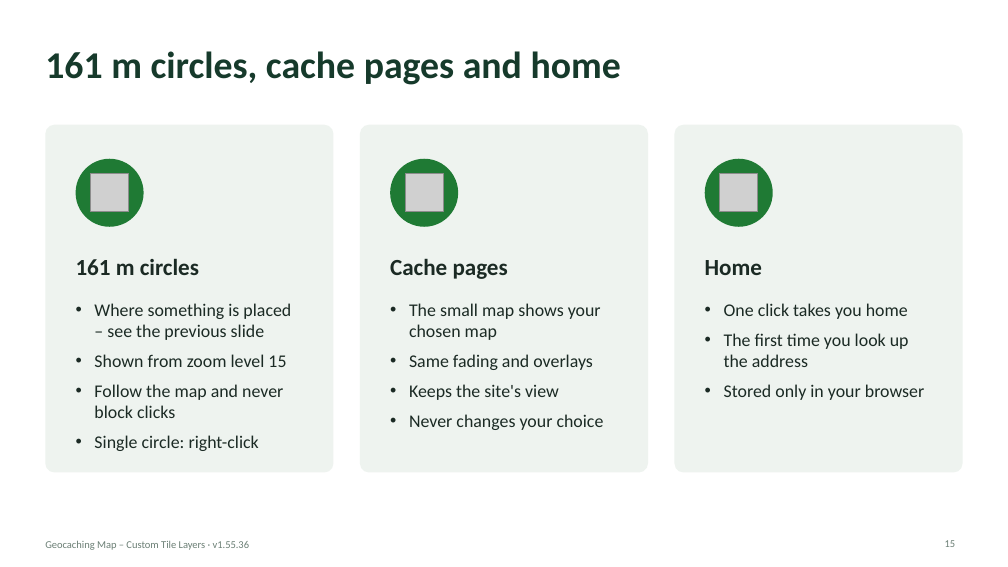
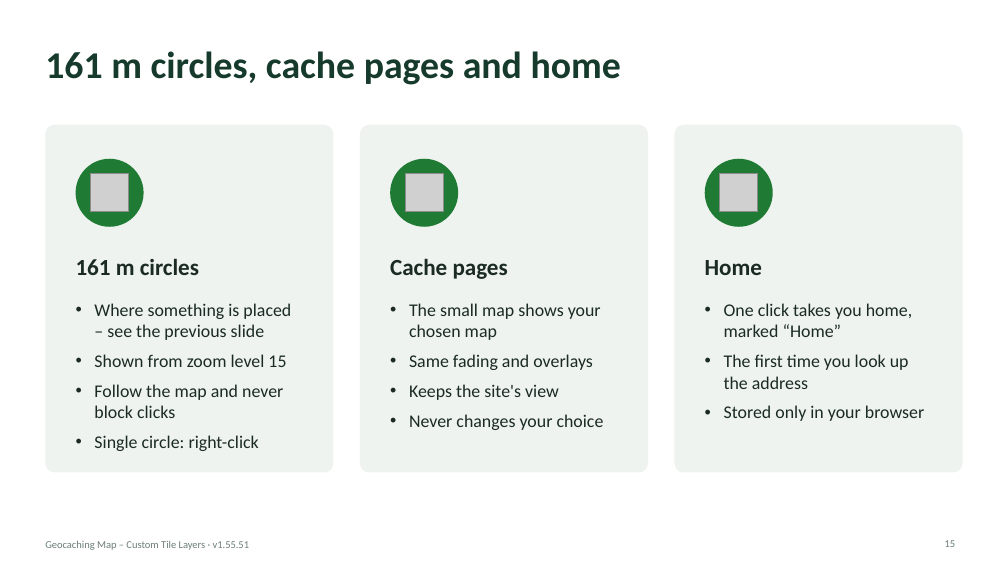
Before and after one commit to knutos/custom-tiles, a slide deck: slide 15 of docs/Geocaching-Map-Custom-Tile-Layers-Presentation.pptx. Drawn at 1008x567 pixels with LibreOffice and Linux fonts; fonts in the diff are those of the drawing; grey boxes stand for pictures. Boxes give left, top, right and bottom in pixels: in the first picture for what was removed or moved away, otherwise in the second. Text is boxed around its words. In the diff, an @@ line names an element or a change of style, - is before the commit and + after.

Commit message:
1.55.51 – going home marks the spot with a pin named Home/Hjemme (the same red dot as other pins, never the address on the map); in the route window home is listed like a pin; docs updated

```diff
--- a/docs/Geocaching-Map-Custom-Tile-Layers-Presentation.pptx
+++ b/docs/Geocaching-Map-Custom-Tile-Layers-Presentation.pptx
@@ text at (724, 303, 912, 337): text changed @@
-• One click takes you home
+• One click takes you home, marked “Home”
@@ text at (45, 541, 250, 550): text changed @@
-Geocaching Map – Custom Tile Layers · v1.55.36
+Geocaching Map – Custom Tile Layers · v1.55.51
```
Also in this commit, not shown: 17 other slides changed, 9 other files.
